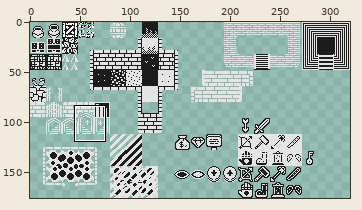
Two states of a sprite sheet, Asset Pack 1-bit/Tilesets/1Bit_Tilesets.png. The picture above shows the old version from afar; the outline marks the close-up.
Close-up. Before:
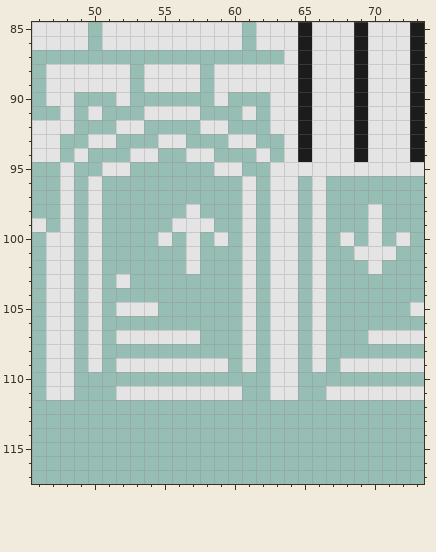
The file is 320x176 pixels. Colours within 5 levels of each other are drawn and written as one. Shown: x 46..73, y 85..117.
The same view after the edit:
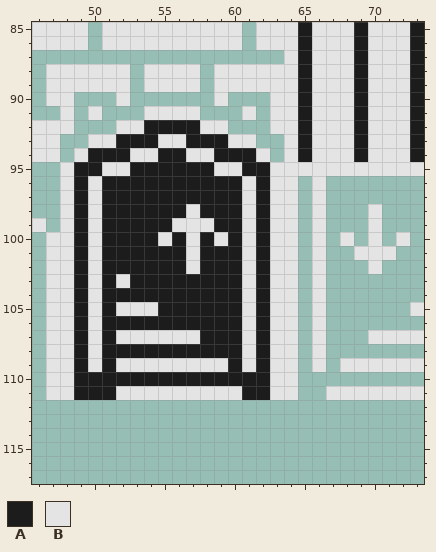
Palette (. is transparent): A #1c1c1c  B #e4e4e4
Edits made:
@@ x 47..64 @@
  91 .B.B...BBBB...B.BB
- 92 BB...BB....BB...BB
- 93 B..BB...BB...BB..B
- 94 B.B...BB..BB...B.B
- 95 .B..BB......BB..BB
- 96 .B.B..........B.BB
- 97 .B.B..........B.BB
- 98 .B.B......B...B.BB
- 99 .B.B.....BBB..B.BB
-100 BB.B....B.B.B.B.BB
-101 BB.B......B...B.BB
-102 BB.B......B...B.BB
-103 BB.B.B........B.BB
-104 BB.B..........B.BB
-105 BB.B.BBB......B.BB
-106 BB.B..........B.BB
-107 BB.B.BBBBBB...B.BB
-108 BB.B..........B.BB
-109 BB.B.BBBBBBBB.B.BB
-110 BB..............BB
-111 BB...BBBBBBBBB..BB
+ 92 BB...BBAAAABB...BB
+ 93 B..BBAAABBAAABB..B
+ 94 B.BAAABBAABBAAAB.B
+ 95 .BAABBAAAAAABBAABB
+ 96 .BABAAAAAAAAAABABB
+ 97 .BABAAAAAAAAAABABB
+ 98 .BABAAAAAABAAABABB
+ 99 .BABAAAAABBBAABABB
+100 BBABAAAABABABABABB
+101 BBABAAAAAABAAABABB
+102 BBABAAAAAABAAABABB
+103 BBABABAAAAAAAABABB
+104 BBABAAAAAAAAAABABB
+105 BBABABBBAAAAAABABB
+106 BBABAAAAAAAAAABABB
+107 BBABABBBBBBAAABABB
+108 BBABAAAAAAAAAABABB
+109 BBABABBBBBBBBABABB
+110 BBAAAAAAAAAAAAAABB
+111 BBAAABBBBBBBBBAABB
 112 ..................
